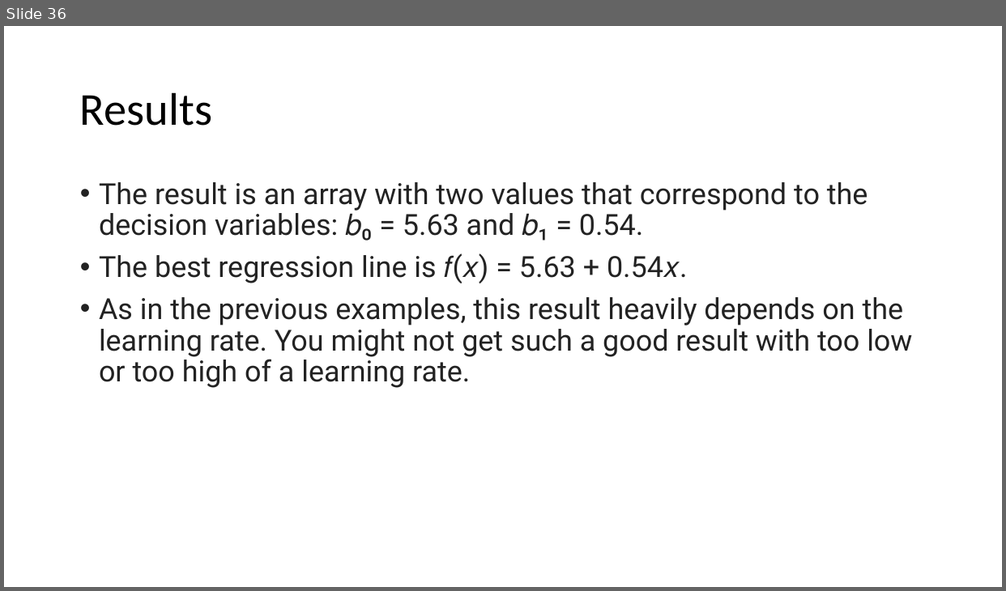
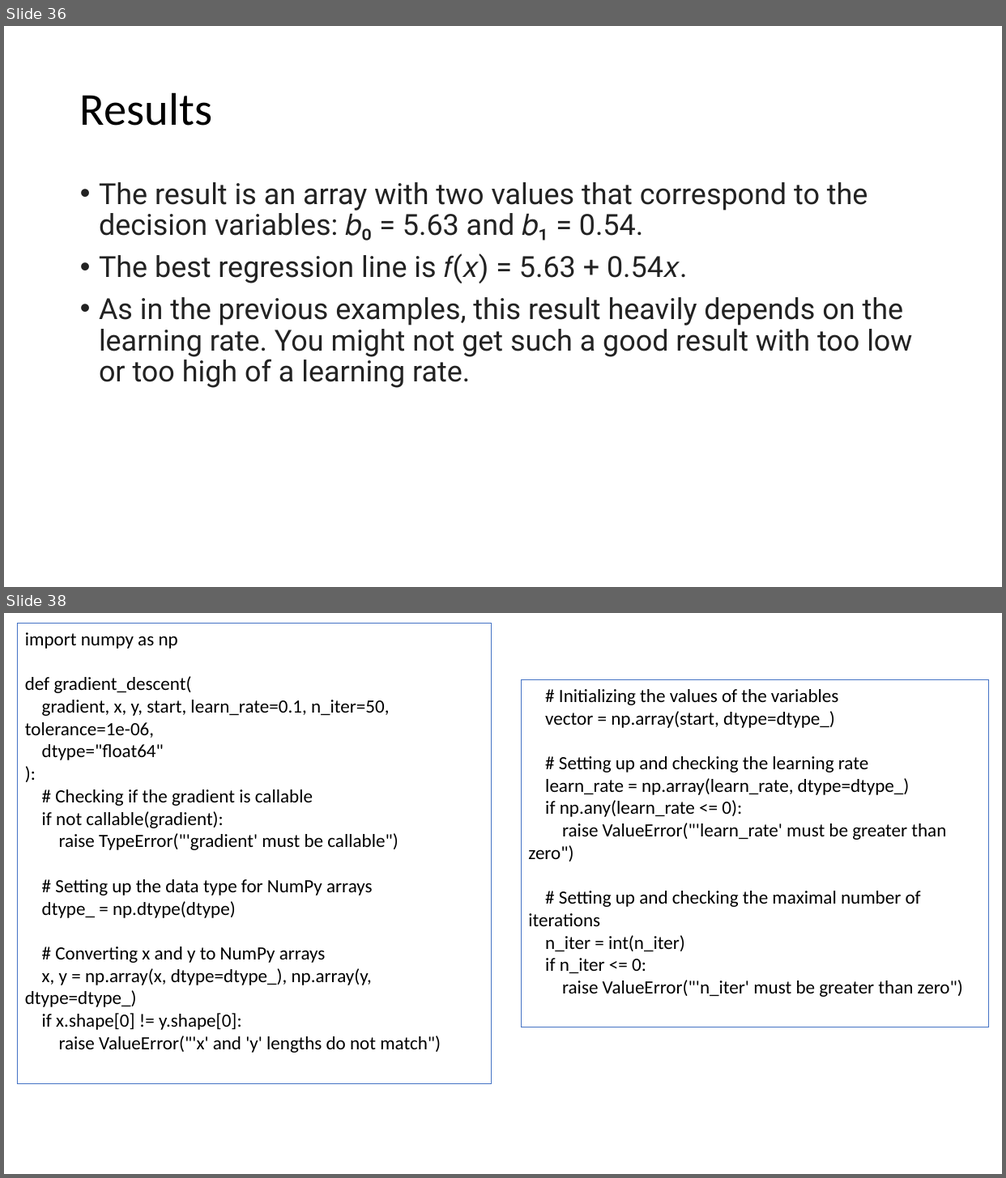
Before and after one commit to motazsaad/Math-Statistics-DataScience, a slide deck: slides/Stochastic Gradient Descent Algorithm.pptx. Shown one above the other, each under a label of ours: slide 36 before the commit, slides 36 and 38 after it; the slides between them are not shown. The pictures are 1006x591 and 1006x1178 pixels, drawn with LibreOffice and Linux fonts; fonts in the diff are those of the drawing. Boxes give left, top, right and bottom in pixels: in the first picture for what was removed or moved away, otherwise in the second. Text is boxed around its words. In the diff, an @@ line names an element or a change of style, - is before the commit and + after.

```diff
--- a/slides/Stochastic Gradient Descent Algorithm.pptx
+++ b/slides/Stochastic Gradient Descent Algorithm.pptx
@@ slide 38 added at (4, 613, 1002, 1174), background #FFFFFF @@
@@ rectangle added at (18, 624, 492, 1084), outline #4472C4 0.75 pt, 18 pt, text #000000 @@
+import numpy as np
+def gradient_descent(
+gradient, x, y, start, learn_rate=0.1, n_iter=50, tolerance=1e-06,
+dtype="float64"
+):
+# Checking if the gradient is callable
+if not callable(gradient):
+raise TypeError("'gradient' must be callable")
+# Setting up the data type for NumPy arrays
+dtype_ = np.dtype(dtype)
+# Converting x and y to NumPy arrays
+x, y = np.array(x, dtype=dtype_), np.array(y, dtype=dtype_)
+if x.shape[0] != y.shape[0]:
+raise ValueError("'x' and 'y' lengths do not match")
@@ rectangle added at (522, 679, 988, 1027), outline #4472C4 0.75 pt, 18 pt, text #000000 @@
+# Initializing the values of the variables
+vector = np.array(start, dtype=dtype_)
+# Setting up and checking the learning rate
+learn_rate = np.array(learn_rate, dtype=dtype_)
+if np.any(learn_rate <= 0):
+raise ValueError("'learn_rate' must be greater than zero")
+# Setting up and checking the maximal number of iterations
+n_iter = int(n_iter)
+if n_iter <= 0:
+raise ValueError("'n_iter' must be greater than zero")
```
Also in this commit, not shown: 15 other slides added, 2 slides removed.
